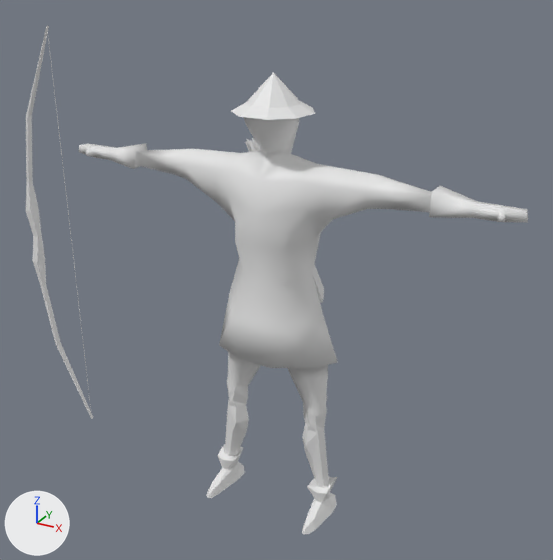
Two versions of the Blender file 3DModels/BlendFiles/archer.blend, one commit apart.
Before and after are seen from a 50 mm camera at (10.78, -19.35, 10.01) aimed at (-0.37, 0.92, -0.13). The lights are fixed; the arrows at lower left show +X, +Y and +Z.
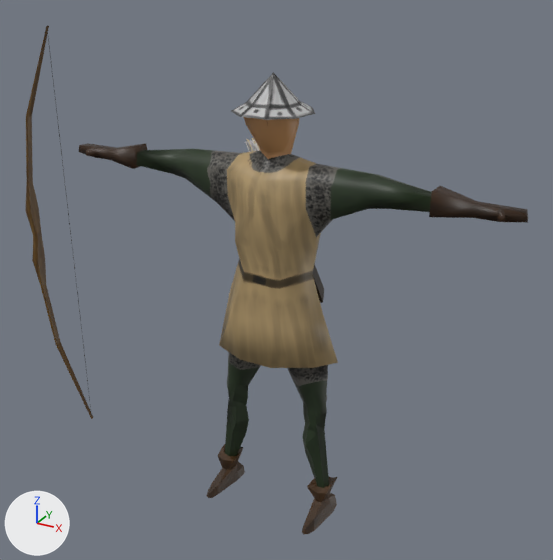
Edits to the bpy script that builds the scene:
```text
Add img_archer_png:
    img_archer_png = load_image('archer.png', '../../Textures/archer.png', 1024, 1024, 'sRGB')
Add img_archer_arc_png:
    img_archer_arc_png = load_image('archer_arc.png', '../../Textures/archer_arc.png', 1024, 1024, 'sRGB')
Add mat_archer_png:
    mat_archer_png = principled_material('archer.png')
    mat_archer_png.texture = img_archer_png
Add mat_archer_arc_png:
    mat_archer_arc_png = principled_material('archer_arc.png')
    mat_archer_arc_png.texture = img_archer_arc_png
Change me_plane_002:
    where me_plane_002.from_pydata(...)  # 38 vertices, 34 faces; spans x -7.6..7.6, y -0.2..0.2, z 8.3..10.3
    add me_plane_002.materials.append(mat_archer_arc_png)  # picture img_archer_arc_png
Change me_plane_001:
    where me_plane_001.from_pydata(...)  # 413 vertices, 435 faces, 4 loose edges; spans x -8.07..6.67, y -7.48..7.48, z -1.89..1.33
    add me_plane_001.materials.append(mat_archer_png)  # picture img_archer_png
```

Changed parts and their boxes (x1, y1, x2, y2) in the pictures (553 x 560 px):
'Plane', recoloured
    both: (79, 72, 528, 534)
'Plane.001', recoloured (grey to brown)
    both: (26, 26, 93, 419)
